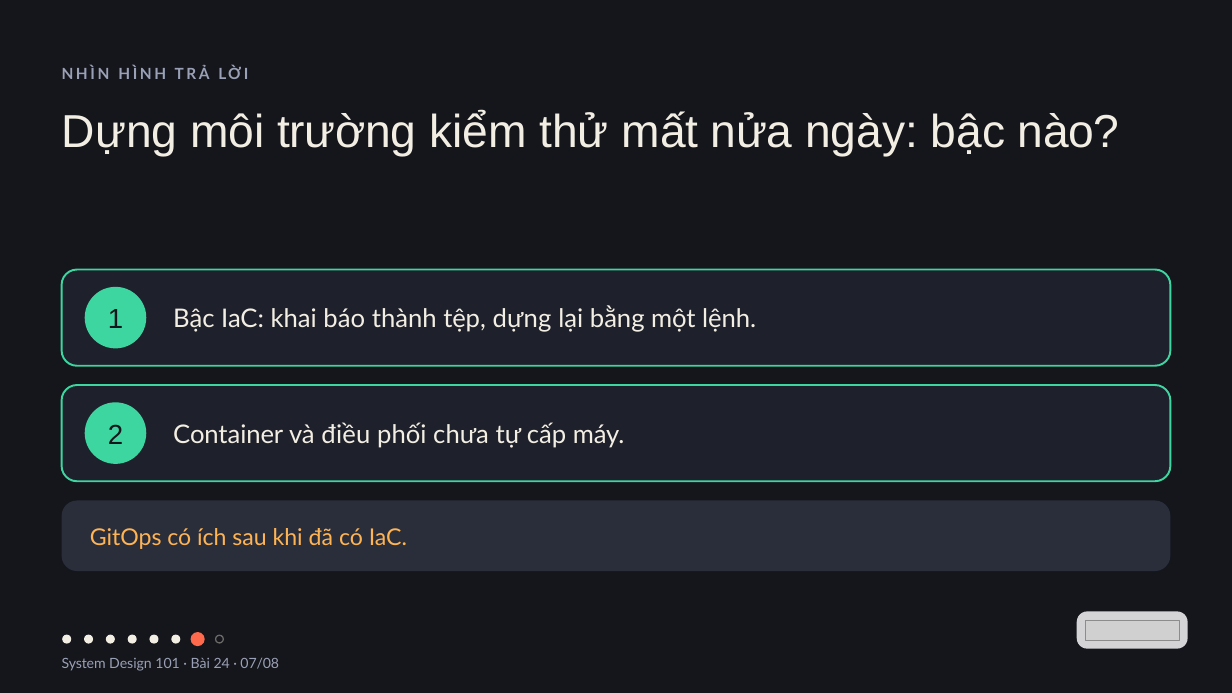
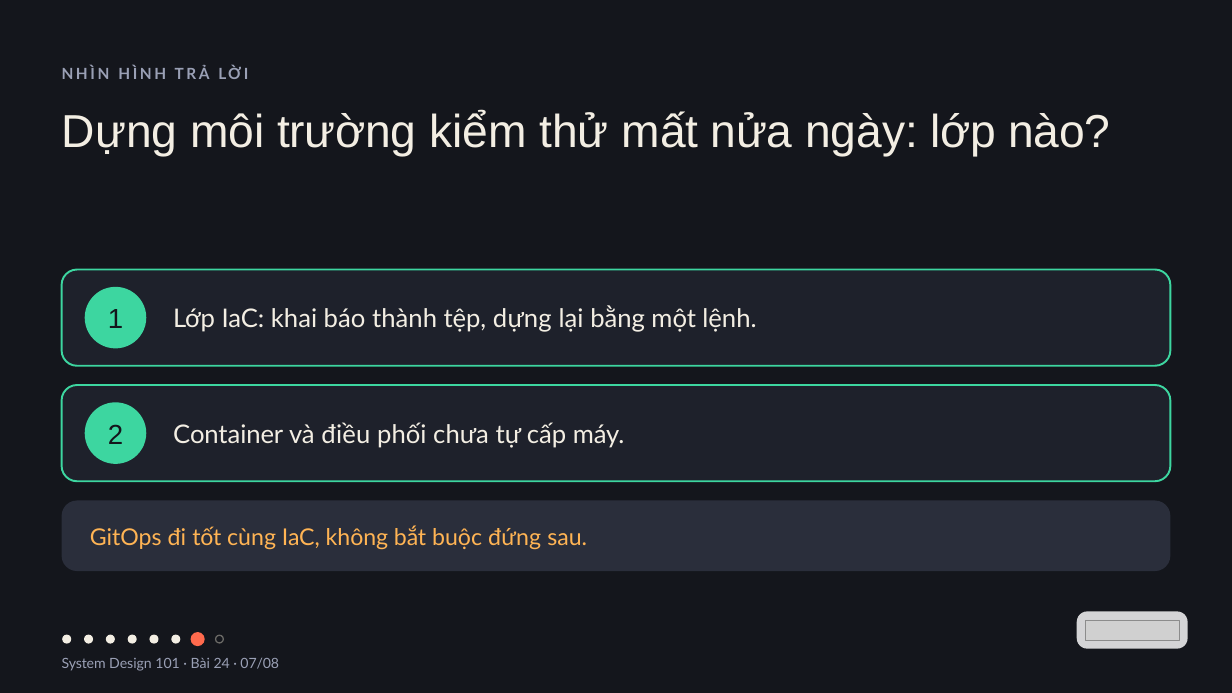
Before and after one commit to vohoailinh90/tool-marketing-studio, a slide deck: slide 7 of system-design-101/vi/lessons/sd-11-024/slides/sd-11-024.pptx. Drawn at 1232x693 pixels with LibreOffice and Linux fonts; fonts in the diff are those of the drawing; grey boxes stand for pictures. Boxes give left, top, right and bottom in pixels: in the first picture for what was removed or moved away, otherwise in the second. Text is boxed around its words. In the diff, an @@ line names an element or a change of style, - is before the commit and + after.

```diff
--- a/system-design-101/vi/lessons/sd-11-024/slides/sd-11-024.pptx
+++ b/system-design-101/vi/lessons/sd-11-024/slides/sd-11-024.pptx
@@ text at (62, 111, 1110, 157): text changed @@
-Dựng môi trường kiểm thử mất nửa ngày: bậc nào?
+Dựng môi trường kiểm thử mất nửa ngày: lớp nào?
@@ text at (173, 306, 756, 332): text changed @@
-Bậc IaC: khai báo thành tệp, dựng lại bằng một lệnh.
+Lớp IaC: khai báo thành tệp, dựng lại bằng một lệnh.
@@ text at (90, 525, 587, 550): text changed @@
-GitOps có ích sau khi đã có IaC.
+GitOps đi tốt cùng IaC, không bắt buộc đứng sau.
```
Also in this commit, not shown: 1 other slide changed, 14 other files.
